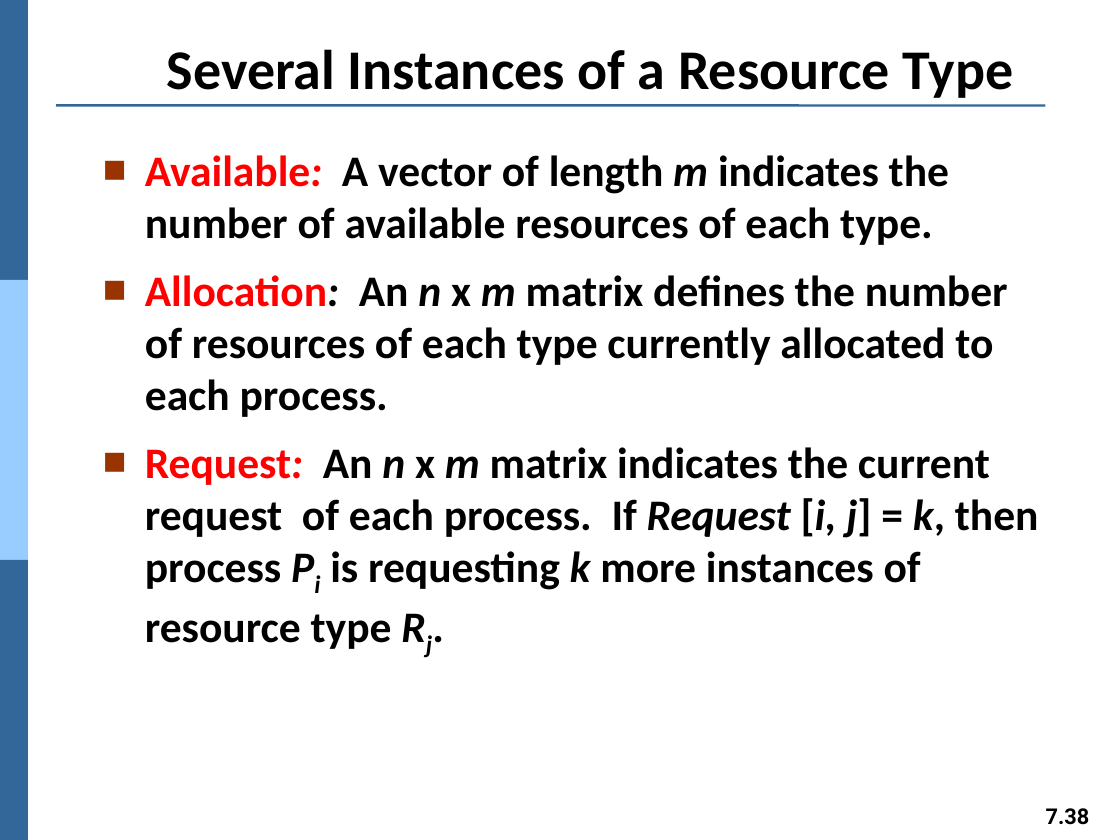
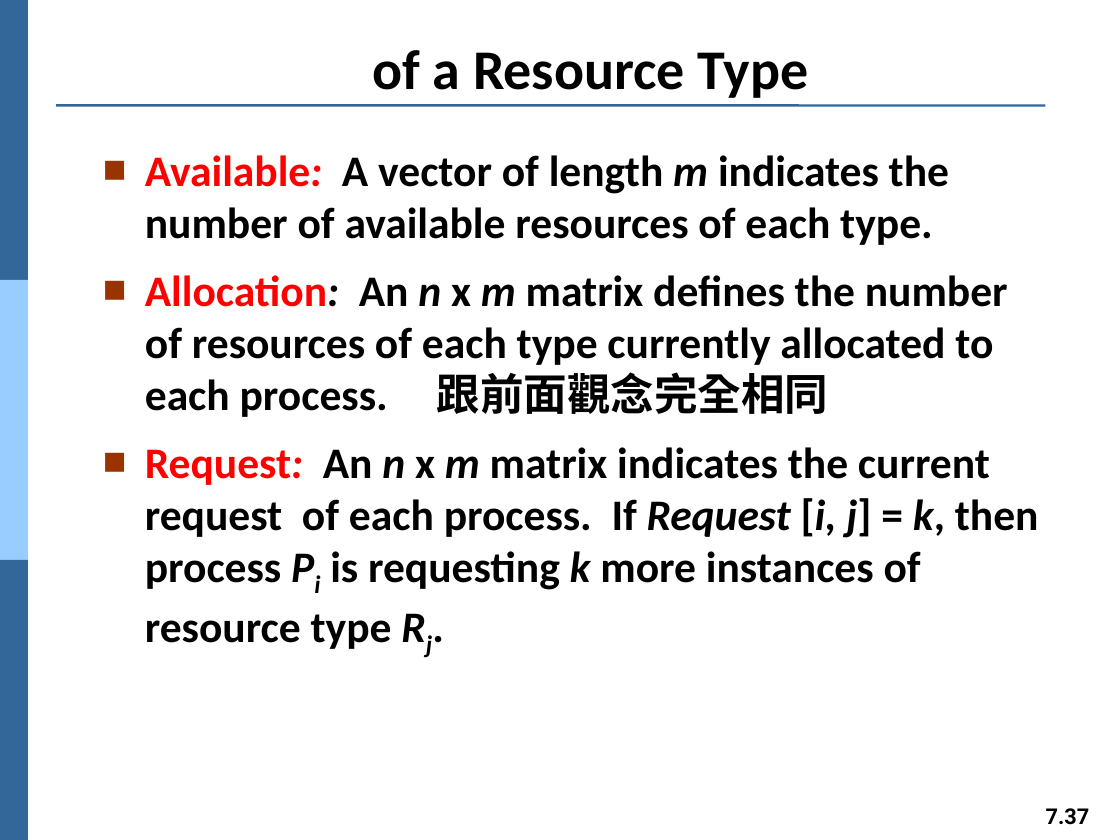
Before and after one commit to Yang09701194/OS_Learning, a slide deck: slide 37 of ch07.pptx (slide 38 before the commit). Drawn at 1120x840 pixels with LibreOffice and Linux fonts; fonts in the diff are those of the drawing. Boxes give left, top, right and bottom in pixels: in the first picture for what was removed or moved away, otherwise in the second. Text is boxed around its words. In the diff, an @@ line names an element or a change of style, - is before the commit and + after.

```diff
--- a/ch07.pptx
+++ b/ch07.pptx
@@ title at (372,50,809,98): text changed @@
-Several Instances of a Resource Type
+of a Resource Type
@@ text at (145,275,1008,417): text changed @@
-■ Allocation: An n x m matrix defines the number of resources of each type currently allocated to each process.
+■ Allocation: An n x m matrix defines the number of resources of each type currently allocated to each process. 跟前面觀念完全相同
@@ page number at (1046,808,1090,825): text changed @@
-7.38
+7.37
```
Also in this commit, not shown: 7 other slides changed, 1 slide removed.
